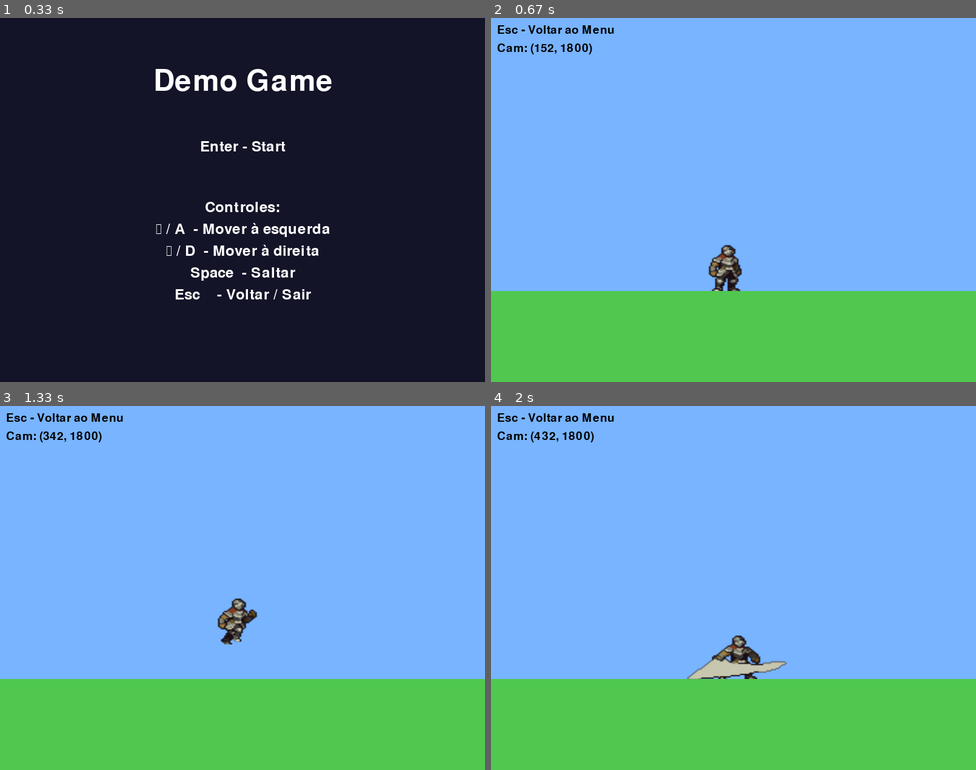
Above: before the commit, frames 1-4 (two rows, left to right).
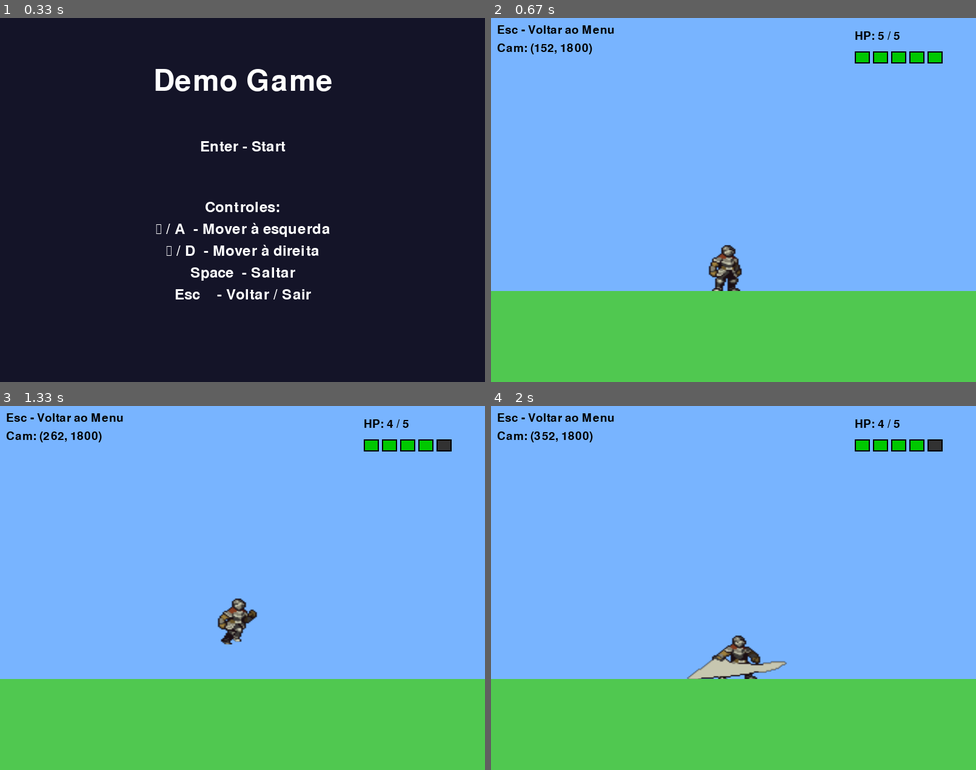
Above: after the commit, the same moments.

Repository: juniodevs/PyGameProject
Game: pygame game, started from src/main.py
Two runs of this game, one before a commit and one after it. Both use one fixed random seed, a clock stepped at 60 frames per second and the inputs below.
Inputs:
- Up to frame 1 (0.33 s): no input
- Up to frame 2 (0.67 s): tap Enter at 0.33 s
- Up to frame 3 (1.33 s): hold H 0.67-1.13 s; hold Right 0.67-1.13 s; hold H from 1.17 s (still down); hold Right from 1.17 s (still down); tap Space at 1.23 s
- Up to frame 4 (2 s): tap Space at 1.53 s; release H at 1.63 s; release Right at 1.63 s; tap Ctrl at 1.67 s

Frame 1 is identical in both runs. In frame 2, 0.6% of the frame differs, in the area x 75-94%, y 3-13%; in frame 3, 0.7%; in frame 4, 0.8%, in the area x 8-94%, y 3-13%.

Commit message:
Implement HP system and death mechanics for player character

Diff:
--- a/src/game/entities/player.py
+++ b/src/game/entities/player.py
@@ -51,6 +51,12 @@
         # Lock movement while certain animations play
         self.locked = False
 
+        # HP system (5 hits max)
+        self.max_hp = 5
+        self.current_hp = 5
+        self.hit_cooldown = 0  # Cooldown between hits in milliseconds
+        self.hit_cooldown_duration = 1000  # 1 second invulnerability after hit
+
         # load sprites
         self._load_sprites()
 
@@ -103,8 +109,9 @@
             self.animations[state] = frames_list
 
     def handle_input(self, keys):
-        # If locked (e.g., during attack animations) allow minimal movement if desired
-        if self.locked:
+        # If locked (e.g., during attack animations) or dead, don't accept movement input
+        if self.locked or self.state == 'death':
+            self.vel_x = 0
             return
 
         self.vel_x = 0
@@ -129,6 +136,35 @@
         # lock movement briefly while attacking
         self.locked = True
 
+    def take_damage(self, amount=1):
+        """Player receives damage. Activates hit animation and cooldown.
+
+        Args:
+            amount: Amount of damage to take (default 1)
+
+        Returns:
+            True if player dies (HP <= 0), False otherwise
+        """
+        # Check if still in cooldown (invulnerable)
+        now = pygame.time.get_ticks()
+        if self.hit_cooldown > 0 and now - self.hit_cooldown < self.hit_cooldown_duration:
+            return False
+
+        self.current_hp -= amount
+        self.hit_cooldown = now
+
+        # Play hit animation
+        if self.current_hp > 0:
+            self._set_state('hit')
+            self.locked = True
+        else:
+            # Player dies
+            self._set_state('death')
+            self.current_hp = 0
+            return True
+
+        return False
+
     def _set_state(self, new_state):
         if new_state == self.state:
             return
@@ -166,6 +202,18 @@
             self._update_animation(loop=False)
             return
 
+        # If in hit state, advance animation and unlock when finished
+        if self.state == 'hit':
+            finished = self._update_animation(loop=False)
+            if finished:
+                # return to run or idle depending on vel_x
+                self.locked = False
+                if abs(self.vel_x) > 0:
+                    self._set_state('run')
+                else:
+                    self._set_state('idle')
+            return
+
         # If attacking, advance attack animation and unlock when finished
         if self.state.startswith('attack'):
             finished = self._update_animation(loop=False)
--- a/src/game/scenes/gameplay.py
+++ b/src/game/scenes/gameplay.py
@@ -28,6 +28,11 @@
 
         self.font = pygame.font.Font(None, 28)
 
+        # Death state tracking
+        self.is_dead = False
+        self.death_time = 0  # Timestamp when player died
+        self.death_countdown = 5  # Seconds before returning to menu
+
     def handle_event(self, event):
         if event.type == pygame.QUIT:
             self.app.running = False
@@ -38,12 +43,31 @@
             # Attack with Ctrl -> call player's attack animation
             if event.key in (pygame.K_LCTRL, pygame.K_RCTRL):
                 self.player.attack()
+            # Test damage with 'H' key (for testing HP system)
+            if event.key == pygame.K_h:
+                self.player.take_damage(1)
 
     def update(self):
         keys = pygame.key.get_pressed()
         self.player.handle_input(keys)
         # Player update uses world dimensions instead of screen dimensions
         self.player.update(self.world_width, self.world_height, self.ground_y)
+
+        # Check if player just died
+        if self.player.current_hp <= 0 and not self.is_dead:
+            self.is_dead = True
+            self.death_time = pygame.time.get_ticks()
+
+        # If player is dead, manage countdown and return to menu
+        if self.is_dead:
+            now = pygame.time.get_ticks()
+            elapsed_ms = now - self.death_time
+            elapsed_s = elapsed_ms / 1000.0
+
+            if elapsed_s >= self.death_countdown:
+                # Countdown finished, return to menu
+                self.app.go_to_menu()
+
         # Update camera to follow the player
         self.camera.update(self.player.rect)
 
@@ -72,10 +96,76 @@
         instr = self.font.render('Esc - Voltar ao Menu', True, BLACK)
         screen.blit(instr, (10, 10))
 
+        # Draw HP overlay (5 hearts/hearts)
+        self._draw_hp_overlay(screen)
+
+        # If player is dead, show death countdown
+        if self.is_dead:
+            self._draw_death_countdown(screen)
+
         # Debug: show camera position
         cam_debug = self.font.render(f'Cam: ({int(self.camera.x)}, {int(self.camera.y)})', True, BLACK)
         screen.blit(cam_debug, (10, 40))
 
+    def _draw_hp_overlay(self, screen):
+        """Draw HP overlay showing current HP / max HP as visual hearts/bars."""
+        # HP display at top right
+        hp_x = self.screen_width - 200
+        hp_y = 20
+
+        # Draw label
+        hp_label = self.font.render(f'HP: {self.player.current_hp} / {self.player.max_hp}', True, (0, 0, 0))
+        screen.blit(hp_label, (hp_x, hp_y))
+
+        # Draw HP bars visually (5 bars)
+        bar_width = 25
+        bar_height = 20
+        bar_gap = 5
+        bar_x = hp_x
+        bar_y = hp_y + 35
+
+        for i in range(self.player.max_hp):
+            # Draw background (gray)
+            pygame.draw.rect(screen, (100, 100, 100), (bar_x, bar_y, bar_width, bar_height))
+
+            # Draw current HP (green for alive, red if low)
+            if i < self.player.current_hp:
+                # Full bar - green
+                color = (0, 200, 0)
+            else:
+                # Empty bar - dark gray
+                color = (50, 50, 50)
+
+            pygame.draw.rect(screen, color, (bar_x, bar_y, bar_width, bar_height))
+            pygame.draw.rect(screen, (0, 0, 0), (bar_x, bar_y, bar_width, bar_height), 2)  # Border
+
+            bar_x += bar_width + bar_gap
+
+    def _draw_death_countdown(self, screen):
+        """Draw death screen with countdown to return to menu."""
+        # Semi-transparent overlay (dark)
+        overlay = pygame.Surface((self.screen_width, self.screen_height))
+        overlay.set_alpha(128)
+        overlay.fill((0, 0, 0))
+        screen.blit(overlay, (0, 0))
+
+        # Calculate remaining time
+        now = pygame.time.get_ticks()
+        elapsed_ms = now - self.death_time
+        remaining_s = max(0, self.death_countdown - (elapsed_ms / 1000.0))
+
+        # Death message
+        large_font = pygame.font.Font(None, 72)
+        death_text = large_font.render('VOCÊ MORREU', True, (255, 0, 0))
+        text_rect = death_text.get_rect(center=(self.screen_width // 2, self.screen_height // 2 - 80))
+        screen.blit(death_text, text_rect)
+
+        # Countdown
+        countdown_font = pygame.font.Font(None, 48)
+        countdown_text = countdown_font.render(f'Retornando em: {int(remaining_s) + 1}s', True, (255, 255, 255))
+        countdown_rect = countdown_text.get_rect(center=(self.screen_width // 2, self.screen_height // 2 + 50))
+        screen.blit(countdown_text, countdown_rect)
+
     def update_events(self):
         # Not used: we handle single events via handle_event called by app
         pass
